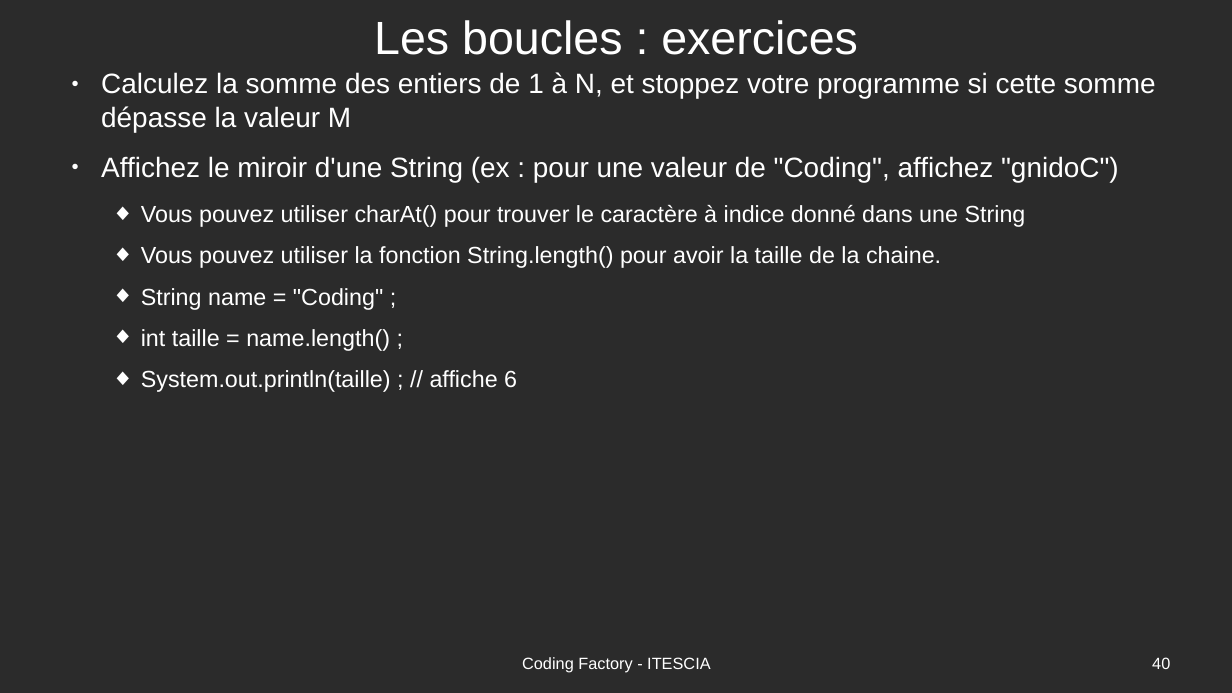
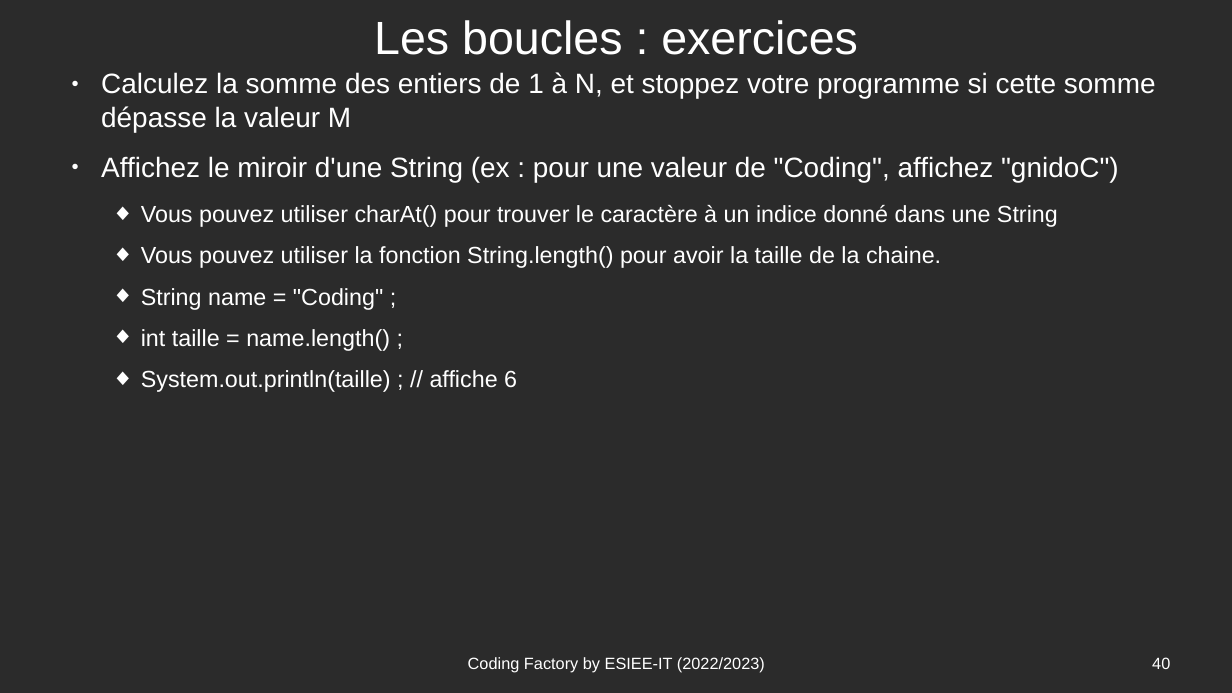
Before and after one commit to Romuald78/codingdojo_studentplugin, a slide deck: slide 40 of resources/doc/piscine_codingfactory-cours.odp. Drawn at 1232x693 pixels with LibreOffice and Linux fonts; fonts in the diff are those of the drawing; background and template pictures are left out; a plain dark background stands for a picture behind light text. Boxes give left, top, right and bottom in pixels: in the first picture for what was removed or moved away, otherwise in the second. Text is boxed around its words. In the diff, an @@ line names an element or a change of style, - is before the commit and + after.

```diff
--- a/resources/doc/piscine_codingfactory-cours.odp
+++ b/resources/doc/piscine_codingfactory-cours.odp
@@ text at [141,205,1058,227]: text changed @@
-  ◆ Vous pouvez utiliser charAt() pour trouver le caractère à indice donné dans une String
+  ◆ Vous pouvez utiliser charAt() pour trouver le caractère à un indice donné dans une String
@@ text at [468,657,765,673]: text changed @@
-Coding Factory - ITESCIA
+Coding Factory by ESIEE-IT (2022/2023)
```
Also in this commit, not shown: 55 other slides changed, 1 other file.
